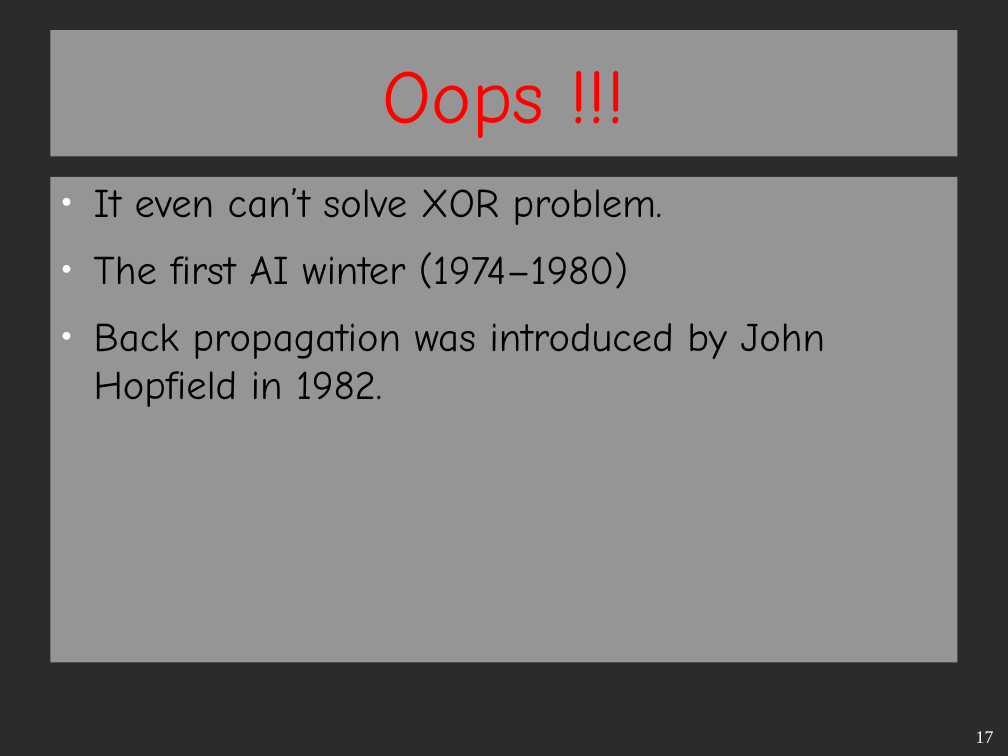
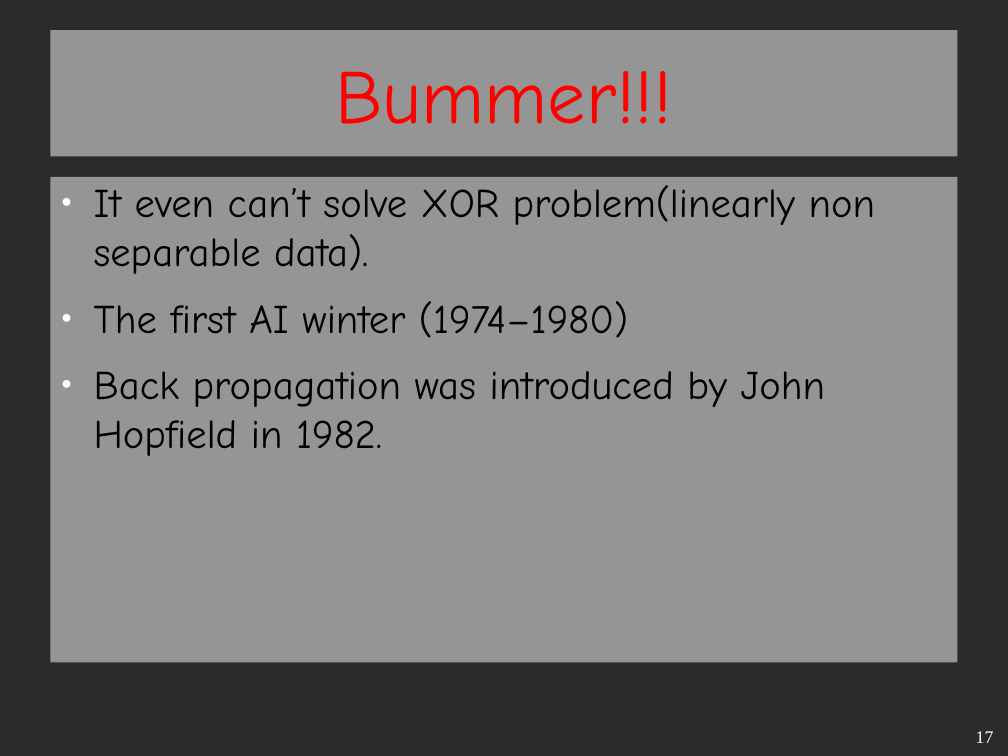
Before and after one commit to bedus-creation/MscCsIT, a slide deck: slide 17 of FirstSem/Seminar Report/Implemetation of Logic Gates.odp. Drawn at 1008x756 pixels with LibreOffice and Linux fonts; fonts in the diff are those of the drawing; background and template pictures are left out; a plain dark background stands for a picture behind light text. Boxes give left, top, right and bottom in pixels: in the first picture for what was removed or moved away, otherwise in the second. Text is boxed around its words. In the diff, an @@ line names an element or a change of style, - is before the commit and + after.

```diff
--- a/FirstSem/Seminar Report/Implemetation of Logic Gates.odp
+++ b/FirstSem/Seminar Report/Implemetation of Logic Gates.odp
@@ title at (x1=336, y1=71, x2=673, y2=124): text changed @@
-Oops !!!
+Bummer!!!
@@ text at (x1=94, y1=185, x2=875, y2=274): text changed @@
-● It even can’t solve XOR problem.
+● It even can’t solve XOR problem(linearly non separable data).
```
Also in this commit, not shown: 5 other slides changed, 2 slides added, 2 slides removed, 22 other files.
